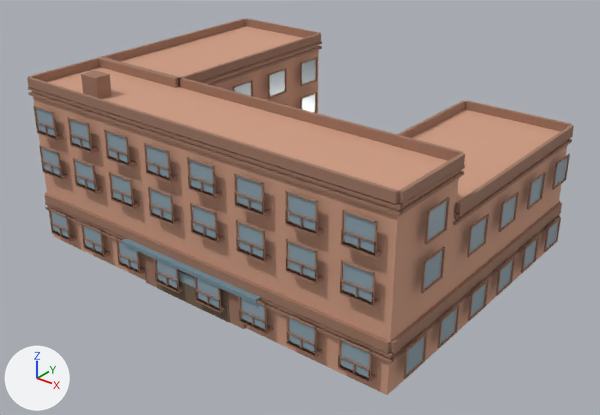
The glTF model public/buildings/residential_4x3_court.glb, before and after one commit.
Camera for both pictures: a 50 mm lens placed at (50.1, -32.4, 29.9), pointed at (16.2, 10.0, 3.6). Arrows for +X, +Y and +Z are at lower left; the lights stay in place. The first picture is the older version. Vertices at exactly the same position are counted once.

In view in the first picture: 'residential_4x3_court_0'.
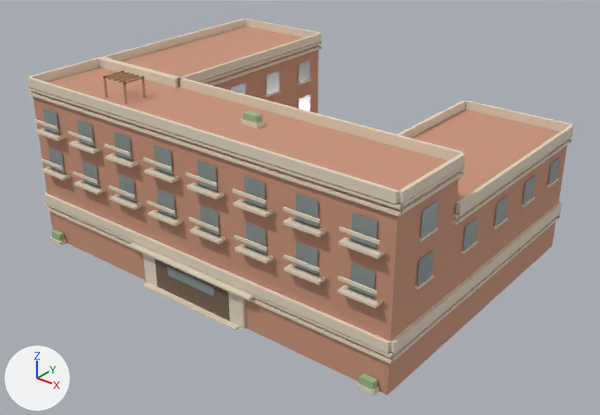
Pixel boxes (x1, y1, x2, y2) of what changed, in the pictures (600 x 415 px):
'residential_4x3_court_0', recoloured, reshaped (lighter)
    before: (27, 18, 574, 395)
    after: (27, 18, 574, 396)
part 1 of me_residential_4x3_court_0, added
    after: (41, 167, 70, 180)
part 2 of me_residential_4x3_court_0, added
    after: (40, 158, 63, 170)
part 3 of me_residential_4x3_court_0, added
    after: (74, 180, 105, 195)
part 4 of me_residential_4x3_court_0, added
    after: (73, 171, 97, 183)
part 5 of me_residential_4x3_court_0, added
    after: (110, 194, 142, 210)
part 6 of me_residential_4x3_court_0, added
    after: (109, 185, 135, 198)
part 7 of me_residential_4x3_court_0, added
    after: (148, 210, 182, 226)
part 8 of me_residential_4x3_court_0, added
    after: (147, 200, 175, 214)
part 9 of me_residential_4x3_court_0, added
    after: (190, 226, 226, 244)
part 10 of me_residential_4x3_court_0, added
    after: (189, 217, 219, 232)
part 11 of me_residential_4x3_court_0, added
    after: (235, 244, 273, 264)
part 12 of me_residential_4x3_court_0, added
    after: (234, 235, 267, 251)
part 13 of me_residential_4x3_court_0, added
    after: (284, 264, 325, 285)
part 14 of me_residential_4x3_court_0, added
    after: (284, 254, 320, 272)
part 15 of me_residential_4x3_court_0, deleted
    before: (33, 57, 570, 383)
part 16 of me_residential_4x3_court_0, added
    after: (34, 60, 560, 308)
part 17 of me_residential_4x3_court_0, added
    after: (51, 230, 66, 246)
part 18 of me_residential_4x3_court_0, added
    after: (357, 373, 379, 396)
part 19 of me_residential_4x3_court_0, added
    after: (144, 282, 240, 331)

Patch to the scene script:
```diff
--- a/public/buildings/residential_4x3_court.glb.py
+++ b/public/buildings/residential_4x3_court.glb.py
@@ mat_residential_4x3_court_trim @@
 mat_residential_4x3_court_trim = principled_material('residential_4x3_court_trim')
-mat_residential_4x3_court_trim.base_color = (0.352, 0.187, 0.127)  # brown #a07864
+mat_residential_4x3_court_trim.base_color = (0.79, 0.69, 0.55)  # pale yellow #e6d8c4
 mat_residential_4x3_court_trim.roughness = 0.85
@@ me_residential_4x3_court_0 @@
-me_residential_4x3_court_0.from_pydata(...)  # 5598 vertices, 8496 faces; spans x -0.6..31.1, y -0.6..23.1, z 0.0..13.5
+me_residential_4x3_court_0.from_pydata(...)  # 1718 vertices, 2400 faces; spans x -0.2..30.8, y -0.6..22.8, z 0.0..13.5
+# me_residential_4x3_court_0 part 1: a new loose piece, a box spanning x 0.66..3.16, y -0.62..0.02, z 5.82..6.0, in mat_residential_4x3_court_trim (pale yellow #e6d8c4)
+# me_residential_4x3_court_0 part 2: a new loose piece, a box spanning x 0.66..3.16, y -0.62..-0.51, z 6.65..6.85, in mat_residential_4x3_court_trim (pale yellow #e6d8c4)
+# me_residential_4x3_court_0 part 3: a new loose piece, a box spanning x 4.47..6.97, y -0.62..0.02, z 5.82..6.0, in mat_residential_4x3_court_trim (pale yellow #e6d8c4)
+# me_residential_4x3_court_0 part 4: a new loose piece, a box spanning x 4.47..6.97, y -0.62..-0.51, z 6.65..6.85, in mat_residential_4x3_court_trim (pale yellow #e6d8c4)
+# me_residential_4x3_court_0 part 5: a new loose piece, a box spanning x 8.28..10.78, y -0.62..0.02, z 5.82..6.0, in mat_residential_4x3_court_trim (pale yellow #e6d8c4)
+# me_residential_4x3_court_0 part 6: a new loose piece, a box spanning x 8.28..10.78, y -0.62..-0.51, z 6.65..6.85, in mat_residential_4x3_court_trim (pale yellow #e6d8c4)
+# me_residential_4x3_court_0 part 7: a new loose piece, a box spanning x 12.09..14.59, y -0.62..0.02, z 5.82..6.0, in mat_residential_4x3_court_trim (pale yellow #e6d8c4)
+# me_residential_4x3_court_0 part 8: a new loose piece, a box spanning x 12.09..14.59, y -0.62..-0.51, z 6.65..6.85, in mat_residential_4x3_court_trim (pale yellow #e6d8c4)
+# me_residential_4x3_court_0 part 9: a new loose piece, a box spanning x 15.91..18.41, y -0.62..0.02, z 5.82..6.0, in mat_residential_4x3_court_trim (pale yellow #e6d8c4)
+# me_residential_4x3_court_0 part 10: a new loose piece, a box spanning x 15.91..18.41, y -0.62..-0.51, z 6.65..6.85, in mat_residential_4x3_court_trim (pale yellow #e6d8c4)
+# me_residential_4x3_court_0 part 11: a new loose piece, a box spanning x 19.72..22.22, y -0.62..0.02, z 5.82..6.0, in mat_residential_4x3_court_trim (pale yellow #e6d8c4)
+# me_residential_4x3_court_0 part 12: a new loose piece, a box spanning x 19.72..22.22, y -0.62..-0.51, z 6.65..6.85, in mat_residential_4x3_court_trim (pale yellow #e6d8c4)
+# me_residential_4x3_court_0 part 13: a new loose piece, a box spanning x 23.53..26.03, y -0.62..0.02, z 5.82..6.0, in mat_residential_4x3_court_trim (pale yellow #e6d8c4)
+# me_residential_4x3_court_0 part 14: a new loose piece, a box spanning x 23.53..26.03, y -0.62..-0.51, z 6.65..6.85, in mat_residential_4x3_court_trim (pale yellow #e6d8c4)
+# me_residential_4x3_court_0 part 15: 650 loose pieces with 5200 vertices, spanning x -0.6..31.1, y -0.6..23.1, z 0.8..13.5, are deleted
+# me_residential_4x3_court_0 part 16: 1040 vertices added at x -0.2..30.7, y -0.6..22.7, z 5.8..13.5
+# me_residential_4x3_court_0 part 17: 16 vertices added at x 0.6..1.6, y -0.6..-0.1, z 0.0..0.9
+# me_residential_4x3_court_0 part 18: 16 vertices added at x 28.9..30.0, y -0.6..-0.1, z 0.0..0.9
+# me_residential_4x3_court_0 part 19: 8 vertices added at x 11.0..19.5, y -0.6..-0.2, z 0.0..0.2
+# other edits to the shape of me_residential_4x3_court_0 do not show in these pictures
 me_residential_4x3_court_0.materials.append(mat_residential_4x3_court_wall)
@@ me_residential_4x3_court_0 @@
 me_residential_4x3_court_0.materials.append(mat_residential_4x3_court_awning)
+me_residential_4x3_court_0.materials.append(mat_residential_4x3_court_sign)  # brown #b5936f
```
